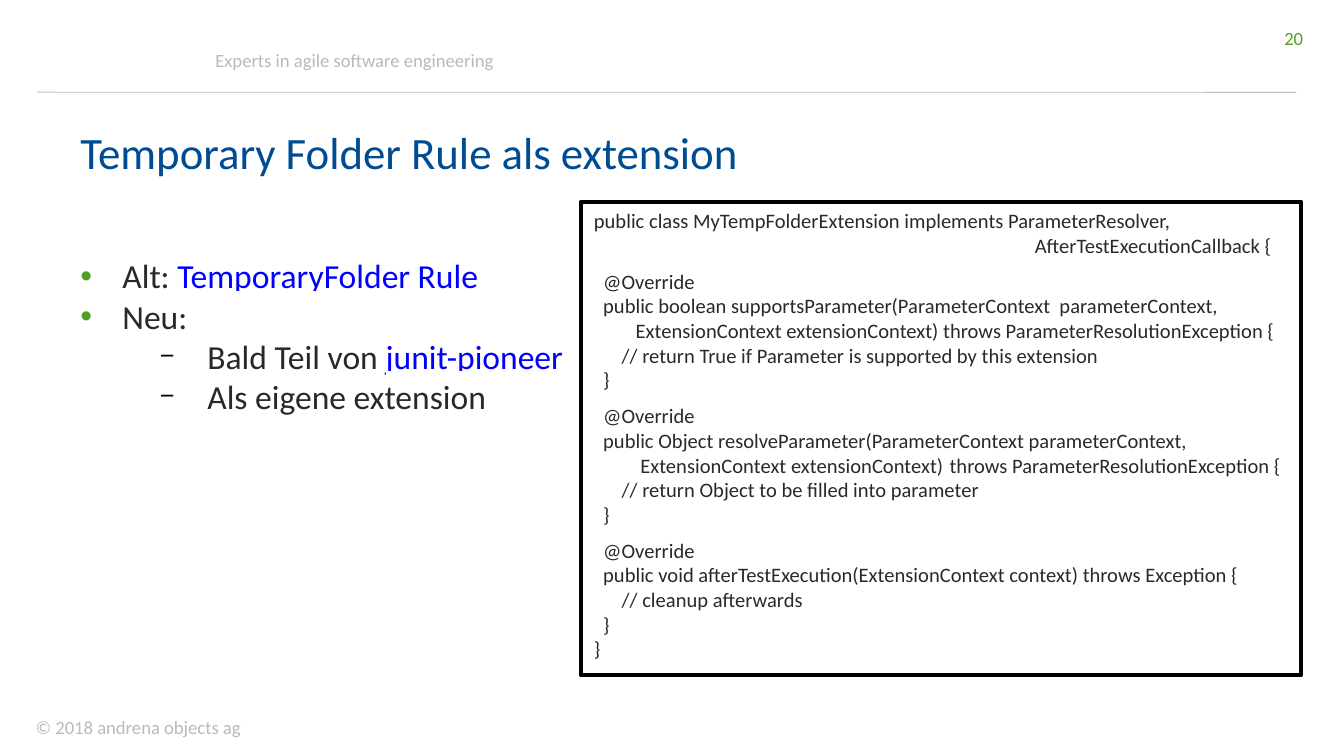
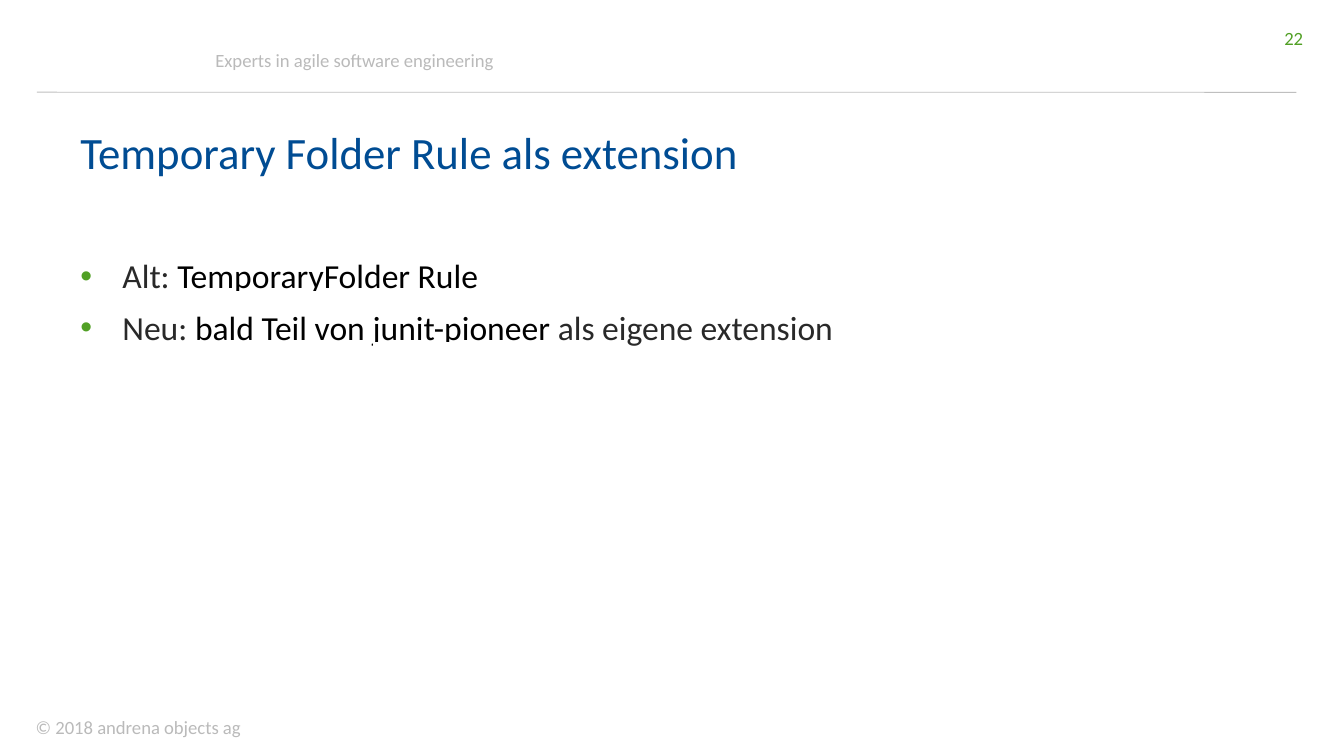
Before and after one commit to andrena/junit5-workshop-et-ka-2018, a slide deck: slide 22 of files/Folien.pptx (slide 20 before the commit). Drawn at 1344x756 pixels with LibreOffice and Linux fonts; fonts in the diff are those of the drawing; background and template pictures are left out. Boxes give left, top, right and bottom in pixels: in the first picture for what was removed or moved away, otherwise in the second. Text is boxed around its words. In the diff, an @@ line names an element or a change of style, - is before the commit and + after.

```diff
--- a/files/Folien.pptx
+++ b/files/Folien.pptx
@@ page number at [1284, 33, 1303, 45]: text changed @@
-20
+22
@@ rectangle removed at [581, 202, 1301, 675] @@
-public class MyTempFolderExtension implements ParameterResolver,
-AfterTestExecutionCallback {
-@Override
-public boolean supportsParameter(ParameterContext parameterContext,
-ExtensionContext extensionContext) throws ParameterResolutionException {
-// return True if Parameter is supported by this extension
-}
-@Override
-public Object resolveParameter(ParameterContext parameterContext,
-ExtensionContext extensionContext) throws ParameterResolutionException {
-// return Object to be filled into parameter
-}
-@Override
-public void afterTestExecution(ExtensionContext context) throws Exception {
-// cleanup afterwards
-}
-}
@@ text at [122, 264, 478, 291]: text colour #0000FF to #000000 in "TemporaryFolder Rule" @@
@@ text at [122, 316, 833, 346]: text changed; text colour #292929 to #000000 @@
-• Neu:
-  − Bald Teil von junit-pioneer
-  − Als eigene extension
+• Neu: bald Teil von junit-pioneer als eigene extension
```
Also in this commit, not shown: 27 other slides changed, 5 slides added, 1 slide removed.
